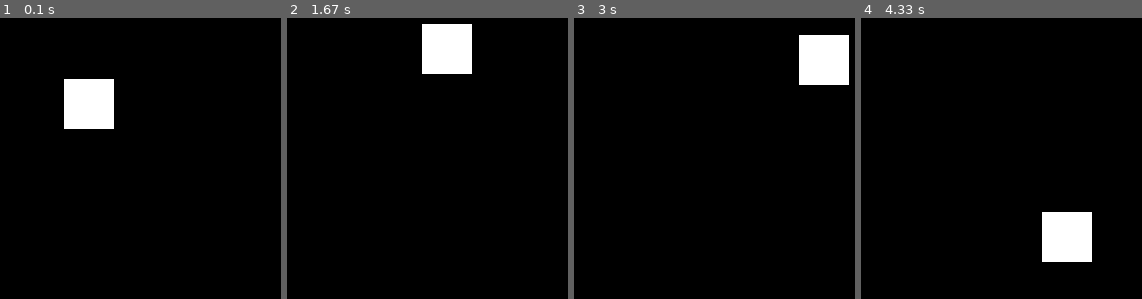
Above: before the commit, frames 1-4 (left to right).
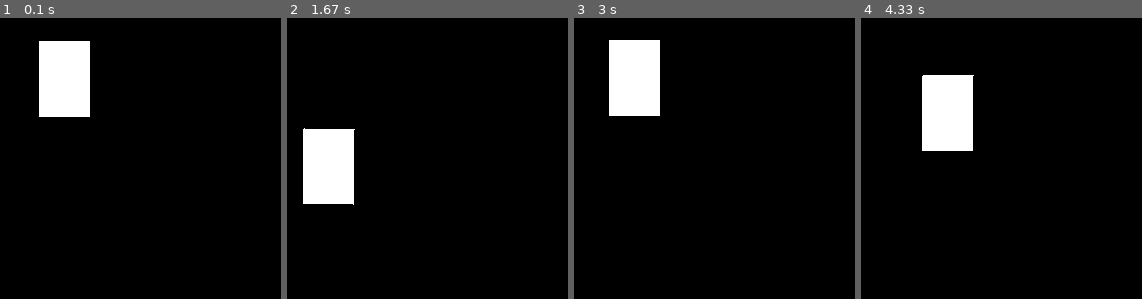
Above: after the commit, the same moments.

Repository: Wooyceps/mobile-robot-pygame-simulation
Game: pygame game, started from main.py
The game is run twice, just before and just after one commit, with the same random seed, the same clock (stepped at 60 frames per second) and the same inputs.
Inputs:
- Up to frame 1 (0.1 s): no input
- Up to frame 2 (1.67 s): hold Right 0.33-0.8 s; hold Up 0.83-1.13 s; hold Right 1.17-1.63 s
- Up to frame 3 (3 s): hold Left 1.67-2.2 s; hold Down 2.23-2.53 s; hold Left 2.57-2.97 s
- Up to frame 4 (4.33 s): hold Up 3-3.37 s; hold Right 3.4-4.03 s; hold Down from 4.07 s (still down)

The runs differ from the first frame. In frame 1, 5.6% of the frame differs, in the area x 13-41%, y 8-40%; in frame 2, 8.0%; in frame 3, 8.1%, in the area x 12-98%, y 6-35%; in frame 4, 8.1%.

Commit message:
works on rotation animation and logic

Diff:
--- a/main.py
+++ b/main.py
@@ -17,12 +17,12 @@
 
 class AMR():
     def __init__(self, x=WIDTH // 2, y=HEIGHT // 2):
-        self.width, self.height = 50, 50
+        self.width, self.height = 50, 75
         self.x, self.y = WIDTH // 2, HEIGHT // 2
-        self.angle = 0  # angle > 0 => rotated left
+        self.angle_rad = 0  # angle > 0 => rotated left
         self.color = WHITE
         self.lin_speed = VEL
-        self.rot_speed = VEL
+        self.rot_speed_deg = 0.5
 
     def handle_movement(self, keys):
         if keys[pygame.K_UP]:
@@ -36,18 +36,39 @@
             self.rotate(-1)
 
     def move_fwd_bwd(self, direction):
-        self.y += self.lin_speed * math.cos(self.angle) * direction
-        self.x += self.lin_speed * math.sin(self.angle) * direction
+        self.y += self.lin_speed * math.cos(self.angle_rad) * direction
+        self.x += self.lin_speed * math.sin(self.angle_rad) * direction
         print(f"self.x = {self.x}, self.y = {self.y}")
 
     def rotate(self, direction):
-        self.angle += self.rot_speed * 180 / math.pi * direction
+        self.angle_rad += self.rot_speed_deg * math.pi / 180 * direction
+        print(f"current angle: {self.angle_rad / 180 * math.pi} [deg], {self.angle_rad} [rad]")
 
     def draw(self):
         WIN.fill(BLACK)
-        rect = pygame.Rect(self.x, self.y, self.width, self.height)
-        pygame.draw.rect(WIN, self.color, rect)
+        # rect = pygame.Rect(self.x, self.y, self.width, self.height)
+        # pygame.draw.rect(WIN, self.color, rect)
+        self.draw_rectangle()
         pygame.display.update()
+
+    def draw_rectangle(self):
+        points = []
+        half_diag = math.sqrt((self.height / 2) ** 2 + (self.width / 2) ** 2)
+
+        rect_ang = math.atan2(self.height / 2, self.width / 2)  # from x-axis perspective
+
+        rect_angles = [rect_ang, -rect_ang + math.pi, rect_ang + math.pi, -rect_ang]  # angle to each corner
+
+        # Convert rotation from degrees to radians.
+        rot_rad = (math.pi / 180) * self.angle_rad
+
+        # Calculate the coordinates of each point.
+        for angle in rect_angles:
+            y_offset = -1 * half_diag * math.sin(angle + rot_rad)
+            x_offset = half_diag * math.cos(angle + rot_rad)
+            points.append((self.x + x_offset, self.y + y_offset))
+
+        pygame.draw.polygon(WIN, self.color, points)
 
 
 def main():
